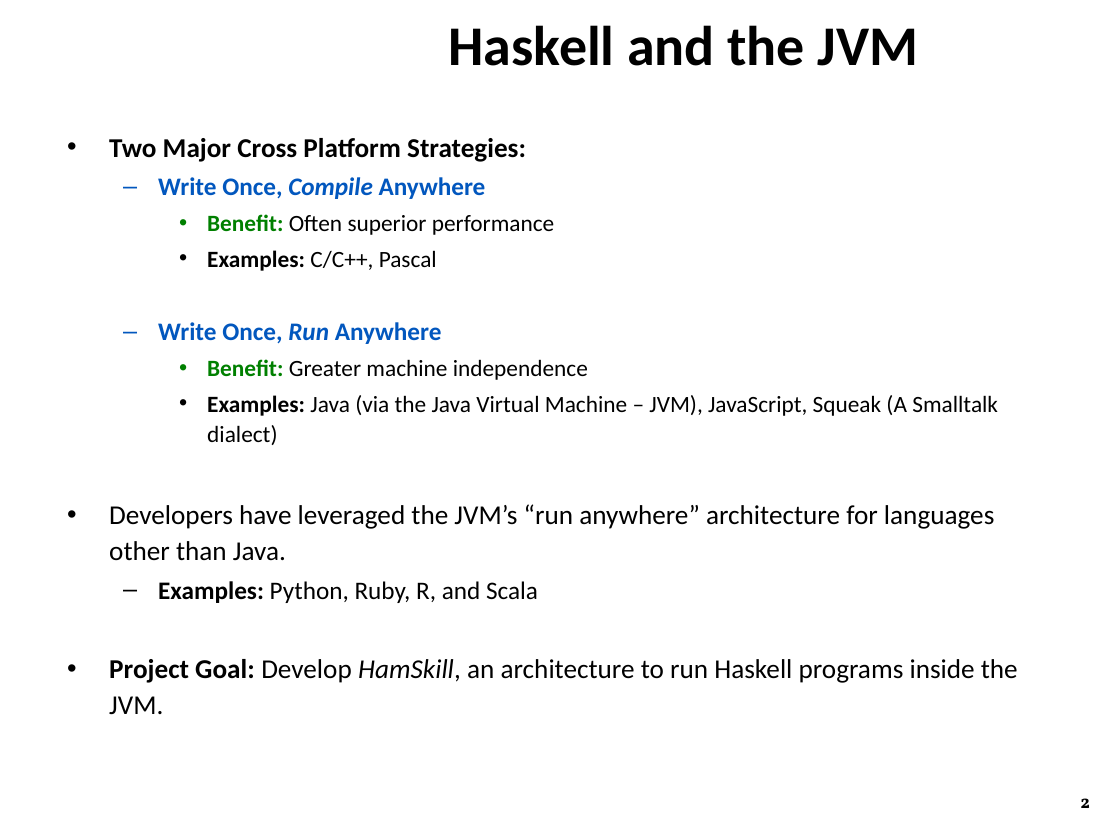
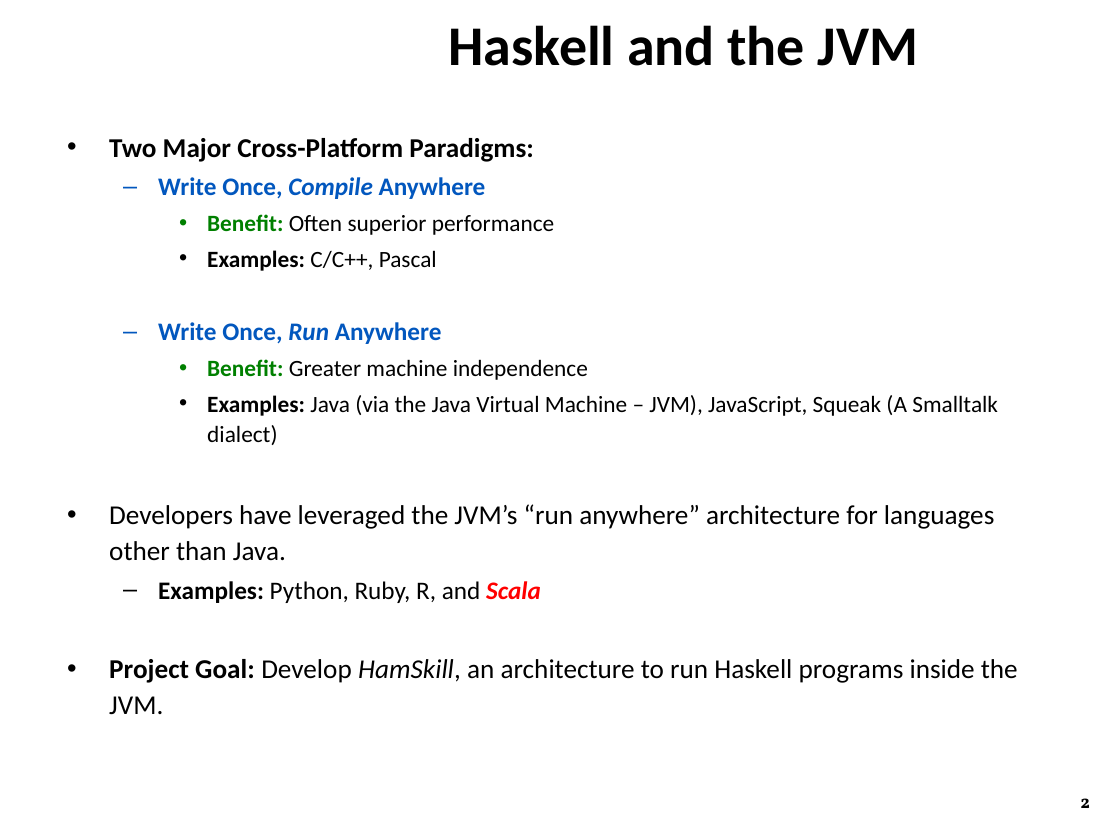
Before and after one commit to ZaydH/CS252, a slide deck: slide 2 of Project/Project_Presentation/Zayd_Hammoudeh_-_HamSkill_Run_Haskell_Anywhere.pptx. Drawn at 1120x840 pixels with LibreOffice and Linux fonts; fonts in the diff are those of the drawing; background and template pictures are left out. Boxes give left, top, right and bottom in pixels: in the first picture for what was removed or moved away, otherwise in the second. Text is boxed around its words. In the diff, an @@ line names an element or a change of style, - is before the commit and + after.

```diff
--- a/Project/Project_Presentation/Zayd_Hammoudeh_-_HamSkill_Run_Haskell_Anywhere.pptx
+++ b/Project/Project_Presentation/Zayd_Hammoudeh_-_HamSkill_Run_Haskell_Anywhere.pptx
@@ text at [109,138,533,162]: text changed @@
-• Two Major Cross Platform Strategies:
+• Two Major Cross-Platform Paradigms:
@@ text at [158,581,541,603]: text colour #000000 to #FF0000, bold on, italic on in "Scala" @@
```
Also in this commit, not shown: 5 other slides changed, 3 slides added.
